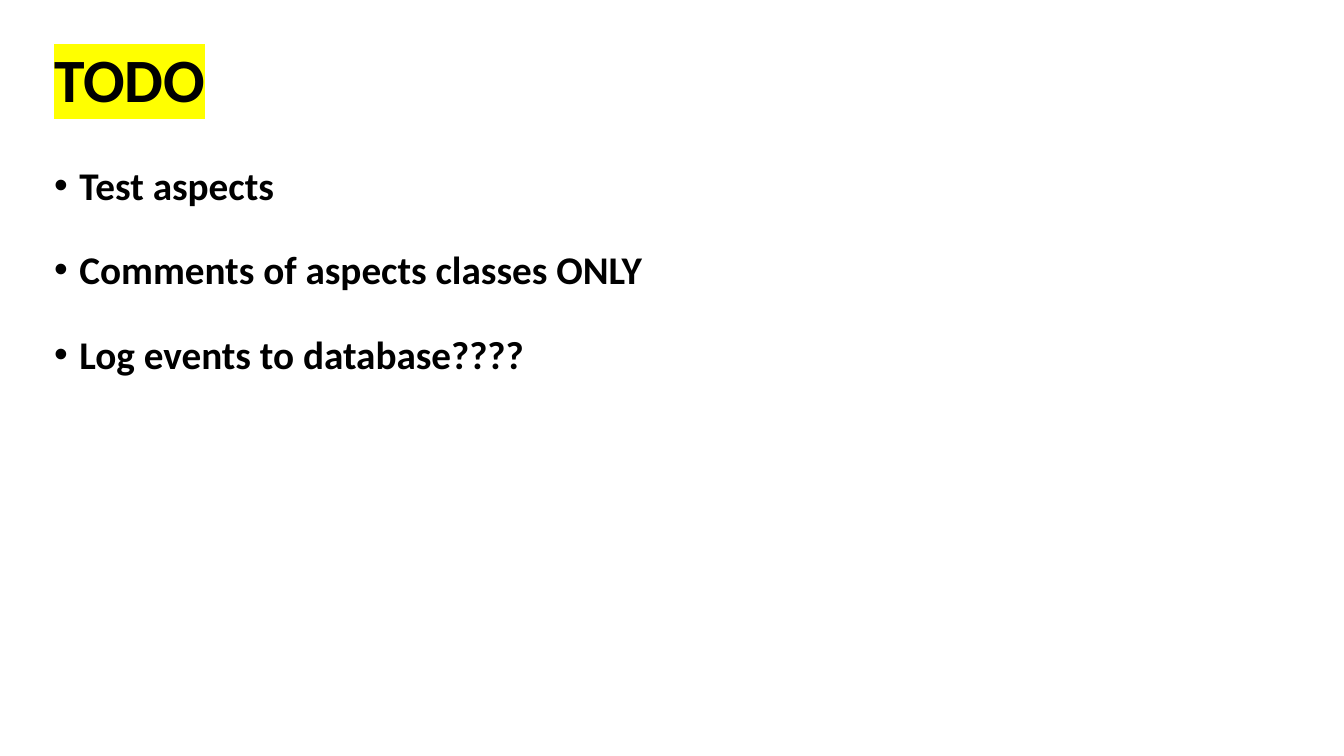
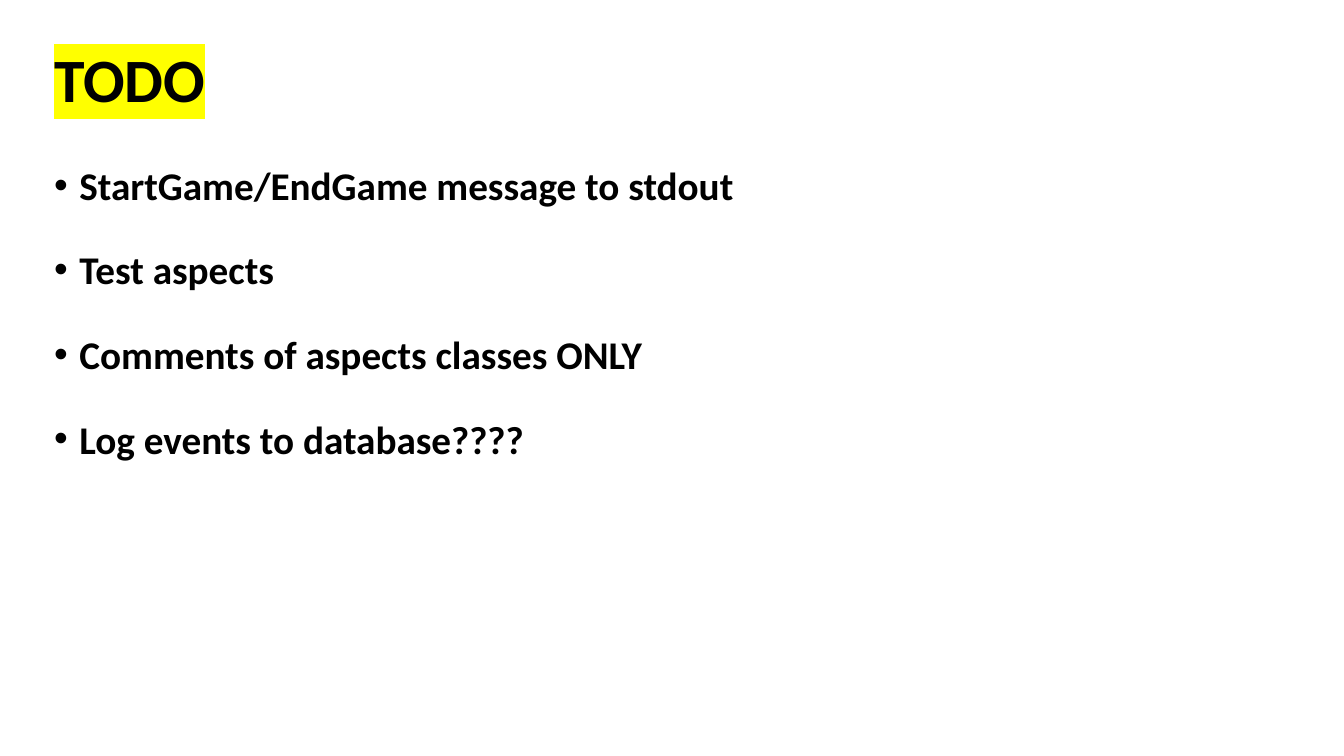
Before and after one commit to akotek/AOP, a slide deck: slide 24 of src/Final Project Presentation.pptx (slide 20 before the commit). Drawn at 1344x756 pixels with LibreOffice and Linux fonts; fonts in the diff are those of the drawing. Boxes give left, top, right and bottom in pixels: in the first picture for what was removed or moved away, otherwise in the second. Text is boxed around its words. In the diff, an @@ line names an element or a change of style, - is before the commit and + after.

```diff
--- a/src/Final Project Presentation.pptx
+++ b/src/Final Project Presentation.pptx
@@ text at <box>79,172,733,207</box>: paragraph added @@
+• StartGame/EndGame message to stdout
```
Also in this commit, not shown: 4 other slides changed, 4 slides added, 1 other file.
